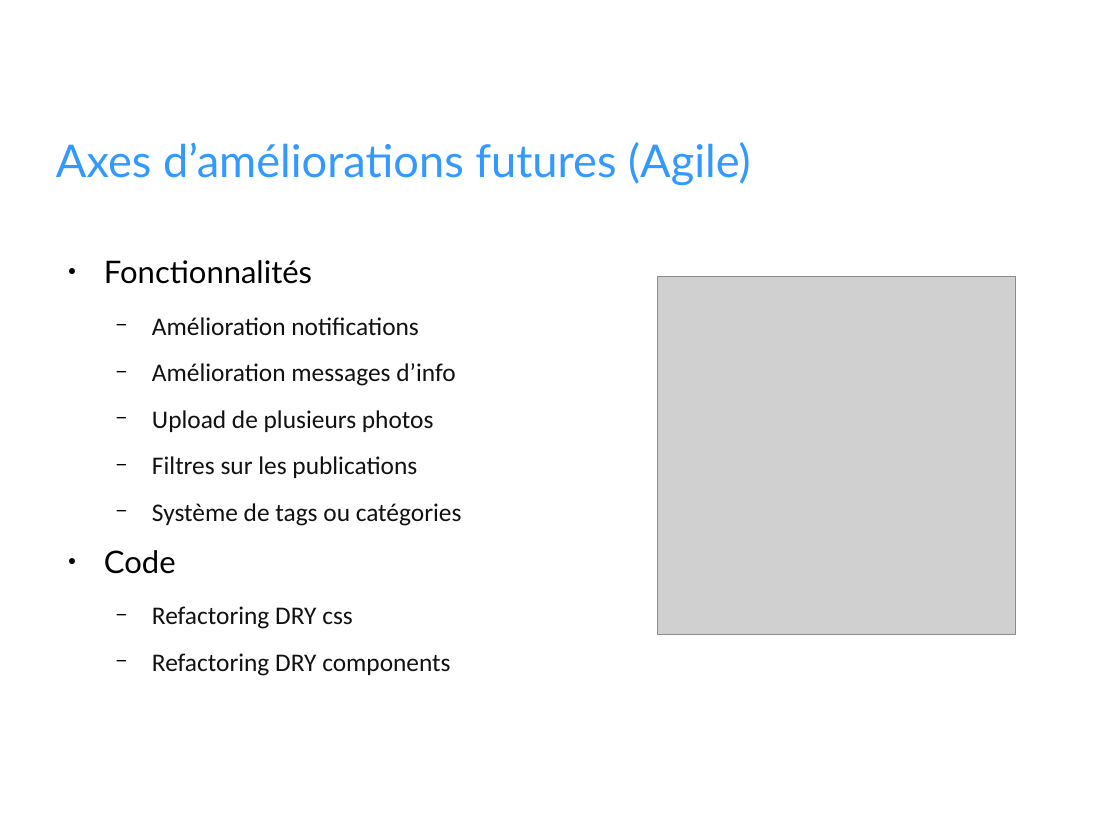
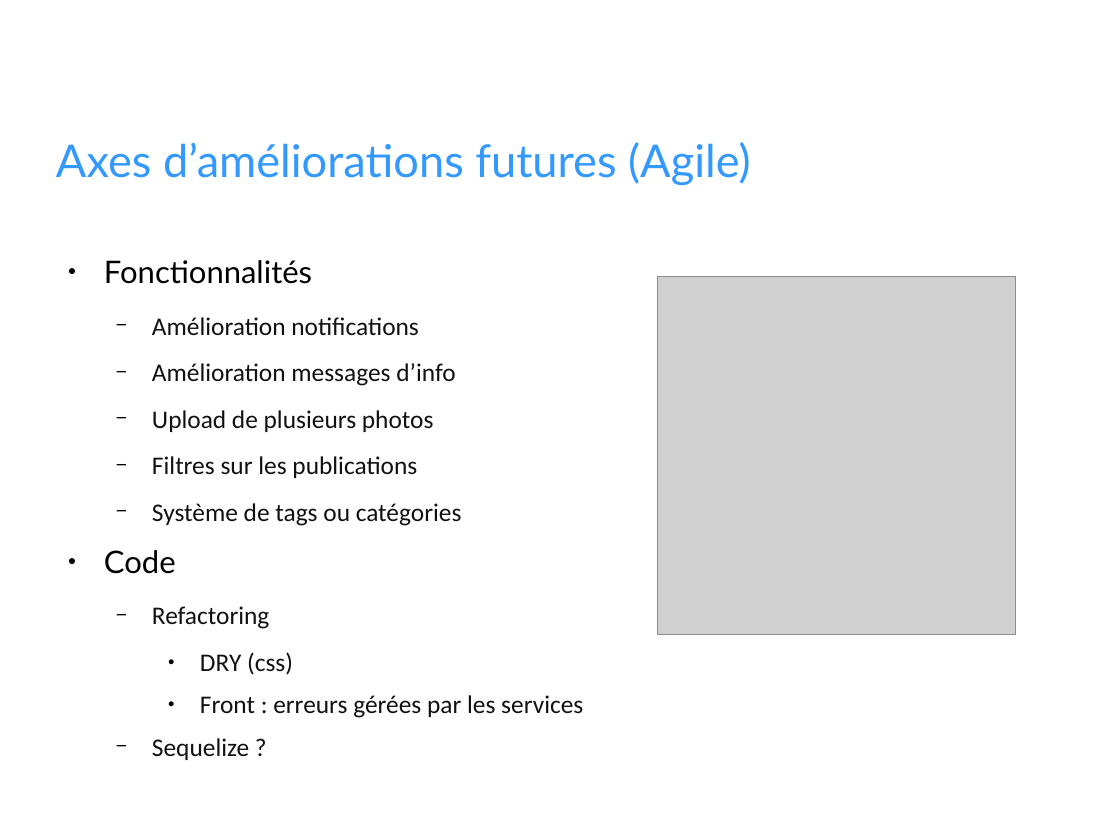
Before and after one commit to RomainSire/OC-P7-Social-Network, a slide deck: slide 13 of docs/P7_00_Présentation.odp. Drawn at 1120x840 pixels with LibreOffice and Linux fonts; fonts in the diff are those of the drawing; grey boxes stand for pictures; background and template pictures are left out. Boxes give left, top, right and bottom in pixels: in the first picture for what was removed or moved away, otherwise in the second. Text is boxed around its words. In the diff, an @@ line names an element or a change of style, - is before the commit and + after.

Commit message:
MAJ diapos de présentation

```diff
--- a/docs/P7_00_Présentation.odp
+++ b/docs/P7_00_Présentation.odp
@@ text at [152,606,583,760]: text changed @@
-  − Refactoring DRY css
-  − Refactoring DRY components
+  − Refactoring
+    ● DRY (css)
+    ● Front : erreurs gérées par les services
+  − Sequelize ?
```
